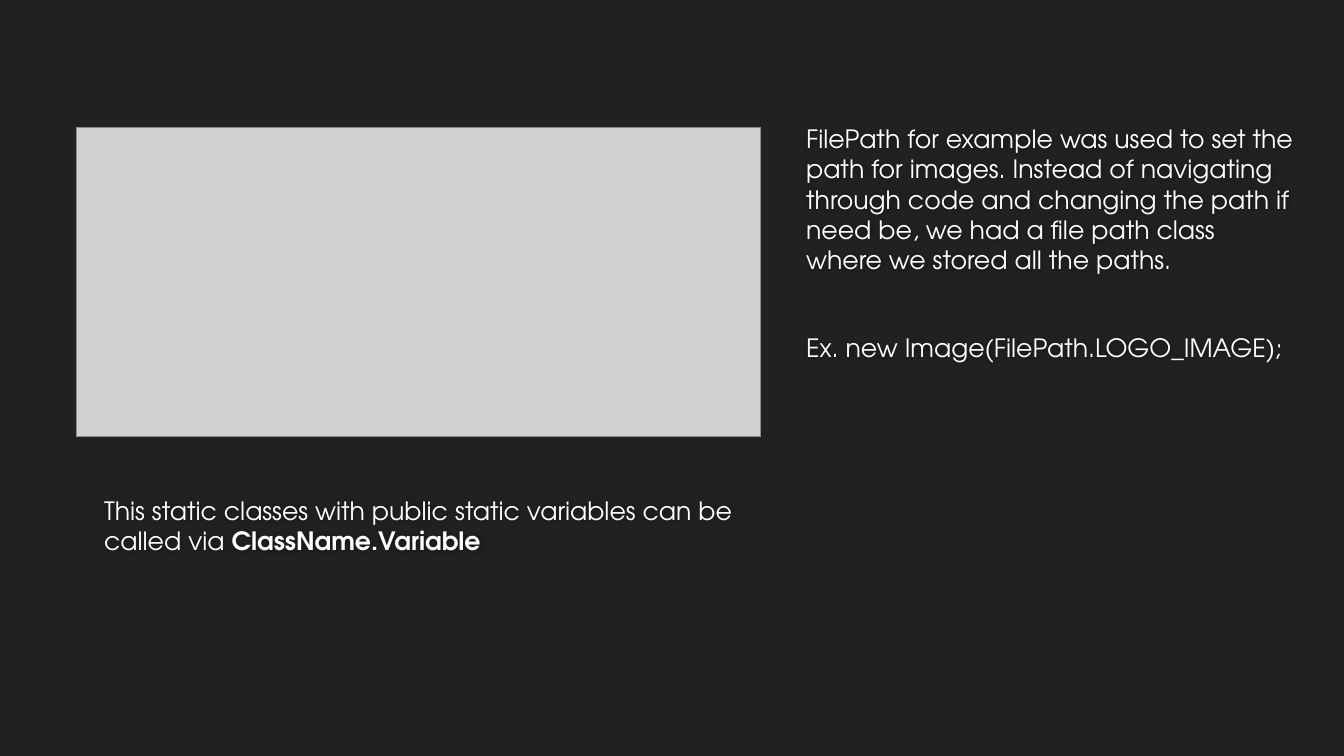
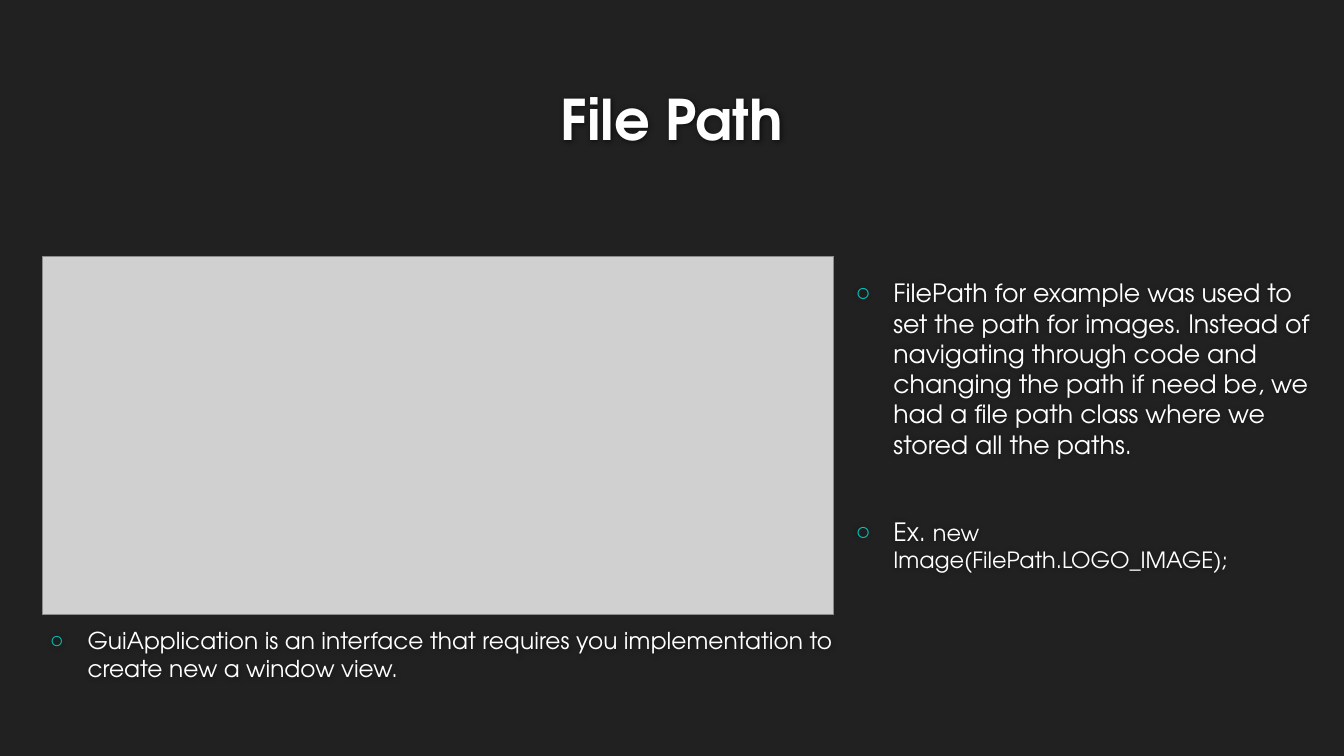
Before and after one commit to recursor94/CSC-380-Project, a slide deck: slide 6 of CSC380 Final Presentation.pptx (slide 7 before the commit). Drawn at 1344x756 pixels with LibreOffice and Linux fonts; fonts in the diff are those of the drawing; grey boxes stand for pictures; background and template pictures are left out. Boxes give left, top, right and bottom in pixels: in the first picture for what was removed or moved away, otherwise in the second. Text is boxed around its words. In the diff, an @@ line names an element or a change of style, - is before the commit and + after.

Commit message:
ppt update again

```diff
--- a/CSC380 Final Presentation.pptx
+++ b/CSC380 Final Presentation.pptx
@@ title added at (560,97,784,141), 40 pt, text #FEFEFE, bold @@
+File Path
@@ text "FilePath for example was used ...": place and size @@
-text "FilePath for example was used ..." at (806,129,1293,363)
+text "FilePath for example was used ..." at (893,283,1309,573)
@@ text "FilePath for example was used ..." at (893,283,1309,573): size 18 to 16 pt in "new Image(FilePath.LOGO_IMAGE);"; bullet none to ○; vertical alignment top to middle @@
@@ picture: place and size @@
-picture at (77,128,761,438)
+picture at (42,256,835,614)
@@ text removed at (104,501,732,551) @@
-This static classes with public static variables can be called via ClassName.Variable
@@ text added at (88,631,833,678), 16.6 pt, text #FFFFFF @@
+○ GuiApplication is an interface that requires you implementation to create new a window view.
```
Also in this commit, not shown: 5 other slides changed, 1 slide added, 1 slide removed.
